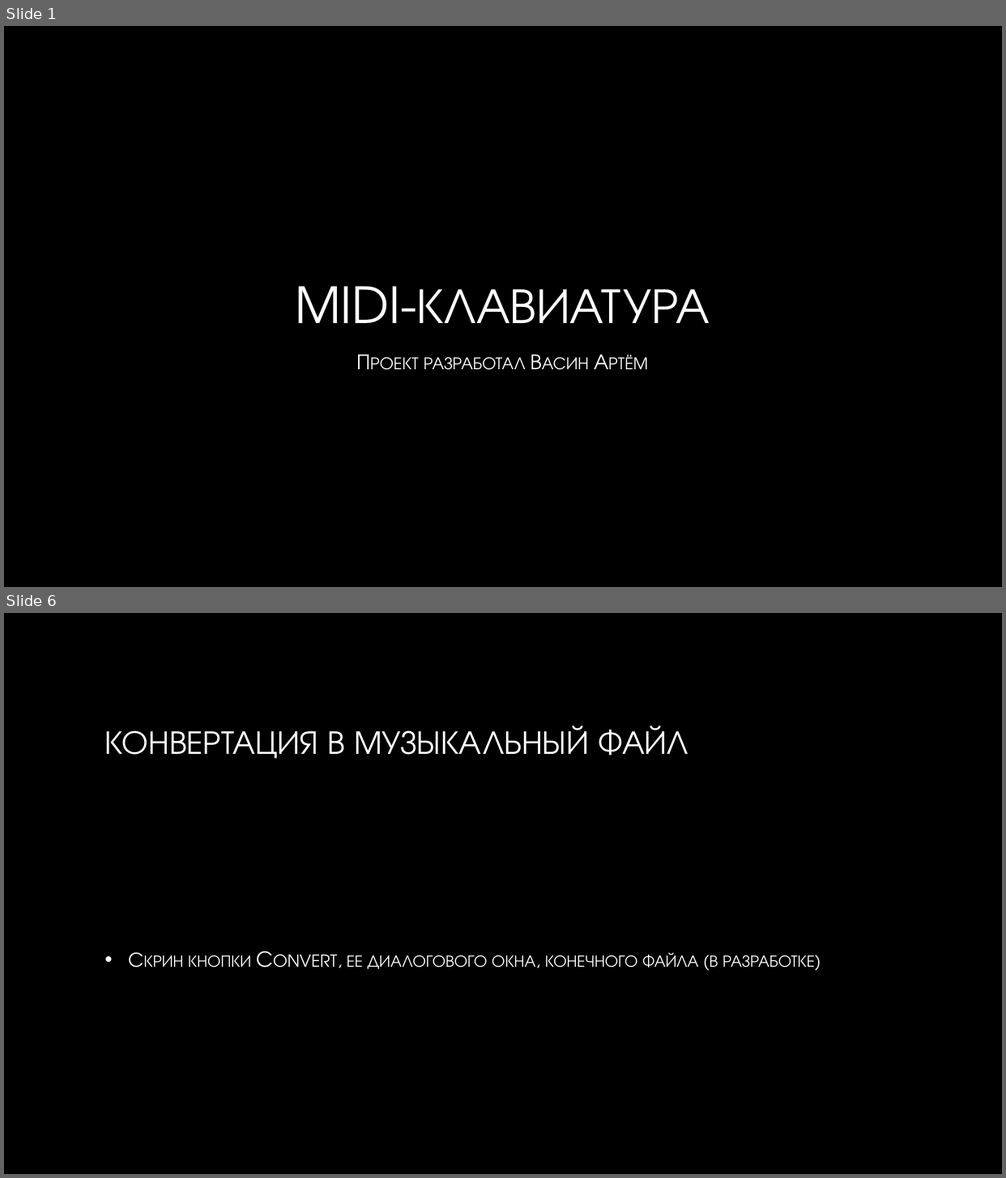
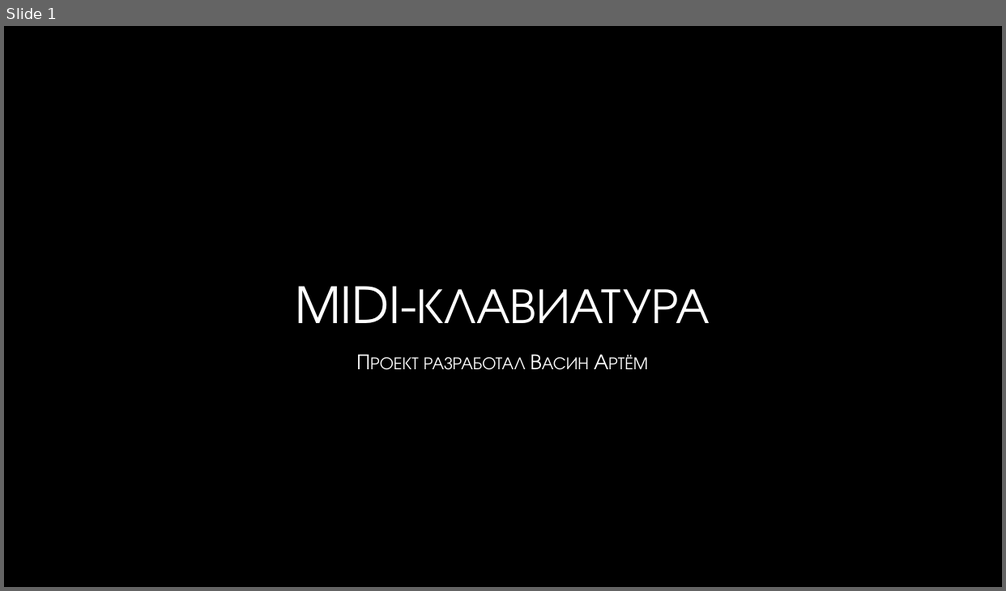
Before and after one commit to JIIMONCHIK/git_project1, a slide deck: MIDI-клавиатура.pptx. Shown one above the other, each under a label of ours: slides 1 and 6 before the commit, slide 1 after it; the slides between them are not shown. The pictures are 1006x1178 and 1006x591 pixels, drawn with LibreOffice and Linux fonts; fonts in the diff are those of the drawing; background and template pictures are left out. Boxes give left, top, right and bottom in pixels: in the first picture for what was removed or moved away, otherwise in the second. Text is boxed around its words. In the diff, an @@ line names an element or a change of style, - is before the commit and + after.

```diff
--- a/MIDI-клавиатура.pptx
+++ b/MIDI-клавиатура.pptx
@@ slide 6 removed at (x1=4, y1=613, x2=1002, y2=1174), background picture (left out) @@
@@ title removed at (x1=105, y1=726, x2=688, y2=759) @@
-КОНВЕРТАЦИЯ В МУЗЫКАЛЬНЫЙ ФАЙЛ
@@ text removed at (x1=188, y1=952, x2=815, y2=971) @@
-• Скрин кнопки Convert, ее диалогового окна, конечного файла (в разработке)
```
Also in this commit, not shown: 2 slides changed, 3 slides added, 2 other slides removed, 1 other file.
